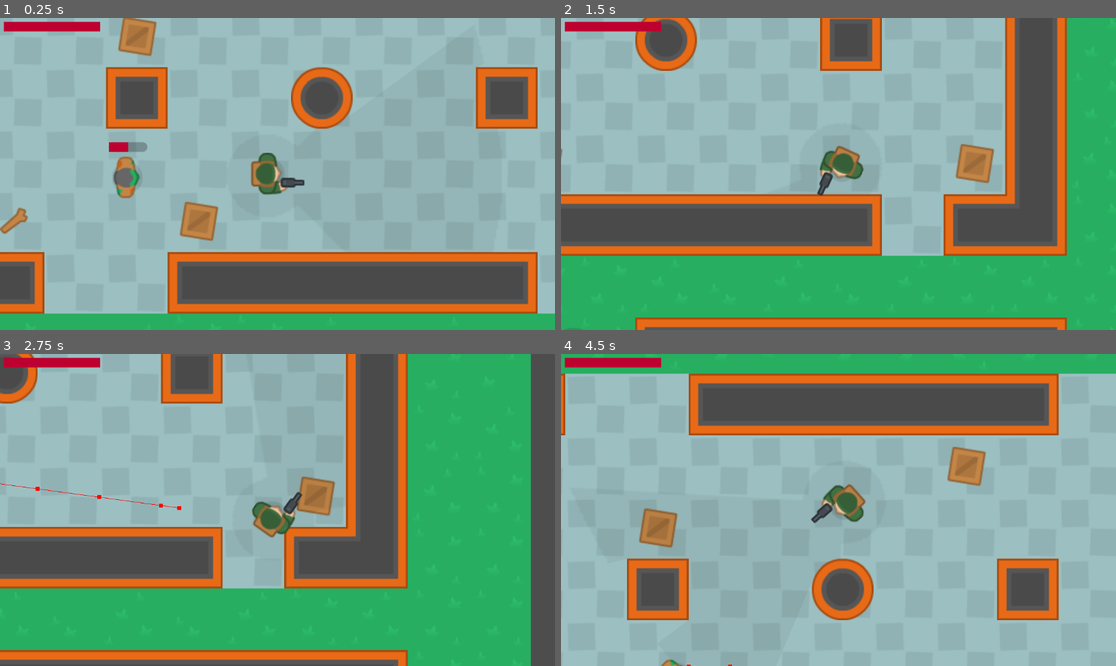
Above: before the commit, frames 1-4 (two rows, left to right).
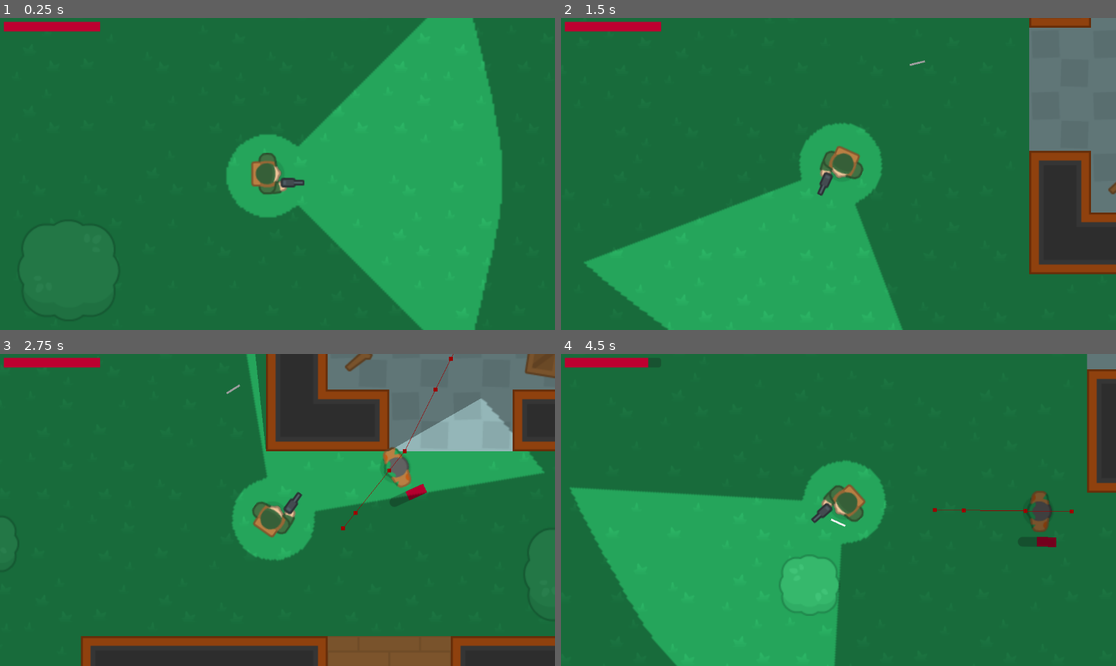
Above: after the commit, the same moments.

Repository: wojciech-bilicki/TopDown2DShooter
Game: Godot game, scene res://Scenes/main.tscn
Two runs of this game, one before a commit and one after it. Both use one fixed random seed, a clock stepped at 60 frames per second and the inputs below.
Inputs (mouse positions are in pixels of both pictures, inside the frame that each line leads up to):
- Up to frame 1 (0.25 s): no input
- Up to frame 2 (1.5 s): tap Enter at 0.5 s; move the mouse to (960, 158) at 0.52 s; hold D (move_right) 0.53-1.28 s; click (960, 158) at 0.6 s; move the mouse to (727, 189) at 1.27 s; hold S (move_backwards) from 1.28 s (still down); tap F (interact) at 1.35 s
- Up to frame 3 (2.75 s): click (166, 525) at 1.55 s; move the mouse to (333, 441) at 2.02 s; release S (move_backwards) at 2.03 s; hold D (move_right) from 2.03 s (still down); click (333, 441) at 2.1 s
- Up to frame 4 (4.5 s): move the mouse to (810, 572) at 2.77 s; release D (move_right) at 2.78 s; hold W (move_forwards) 2.78-3.53 s; click (810, 572) at 2.85 s; move the mouse to (1005, 556) at 3.52 s; hold A (move_left) from 3.53 s (still down); tap F (interact) at 3.6 s; click (1005, 556) at 3.8 s; move the mouse to (672, 463) at 4.27 s; click (672, 463) at 4.35 s

The runs differ from the first frame. In frame 1, 98% of the frame differs, in the area x 0-100%, y 0-100%; in frame 2, 89%; in frame 3, 96%; in frame 4, 99%.
Error before the commit: Parse Error: Expected an expression after "=". (res://Scenes/shooting_system.gd:12)

Commit message:
Add bullet shooting

Diff:
--- a/Scenes/Attack.gd
+++ b/Scenes/Attack.gd
@@ -26,7 +26,6 @@
 func attack():
 
 	var player = get_tree().get_first_node_in_group("player")
-	print(player)
 	if player && player.has_method("take_damage"):
 		player.take_damage(attack_damage)
 		var attack_tween = get_tree().create_tween()
--- a/Scenes/bullet.tscn
+++ b/Scenes/bullet.tscn
@@ -1,14 +1,24 @@
-[gd_scene load_steps=3 format=3 uid="uid://cffsofgld8o6p"]
+[gd_scene load_steps=4 format=3 uid="uid://cffsofgld8o6p"]
 
+[ext_resource type="Script" path="res://Scripts/bullet.gd" id="1_8kbfe"]
 [ext_resource type="Texture2D" uid="uid://cwdt63ha3m887" path="res://Assets/bullet.png" id="1_uk0jk"]
 
 [sub_resource type="RectangleShape2D" id="RectangleShape2D_kwi72"]
 size = Vector2(16, 2)
 
 [node name="Bullet" type="Area2D"]
+collision_layer = 32
+collision_mask = 6
+script = ExtResource("1_8kbfe")
+speed = 300
 
 [node name="Sprite2D" type="Sprite2D" parent="."]
 texture = ExtResource("1_uk0jk")
 
 [node name="CollisionShape2D" type="CollisionShape2D" parent="."]
 shape = SubResource("RectangleShape2D_kwi72")
+
+[node name="VisibleOnScreenNotifier2D" type="VisibleOnScreenNotifier2D" parent="."]
+
+[connection signal="body_entered" from="." to="." method="_on_body_entered"]
+[connection signal="screen_exited" from="VisibleOnScreenNotifier2D" to="." method="_on_visible_on_screen_notifier_2d_screen_exited"]
--- a/Scenes/main.tscn
+++ b/Scenes/main.tscn
@@ -2476,14 +2476,13 @@
 layer_3/tile_data = PackedInt32Array(-327656, 458752, 7, -524264, 458752, 7, -458731, 655360, 16, -327659, 655360, 16, -327653, 720896, 16, 524311, 1507328, 4, 524314, 786432, 16, 327703, 786432, 17, 524308, 786432, 16, 720919, 786432, 17)
 
 [node name="CanvasModulate" type="CanvasModulate" parent="."]
-visible = false
 color = Color(0.615686, 0.615686, 0.615686, 1)
 
 [node name="PlayerUI" parent="." instance=ExtResource("5_21ue5")]
 
 [node name="Player" parent="." node_paths=PackedStringArray("player_ui") instance=ExtResource("2_70lb8")]
 z_index = 4
-position = Vector2(1320, -908)
+position = Vector2(527, -927)
 player_ui = NodePath("../PlayerUI")
 
 [node name="Door" parent="." instance=ExtResource("5_rn3i4")]
@@ -2494,7 +2493,6 @@
 z_index = 6
 position = Vector2(1164, -904)
 wandering_speed = 150
-distance_to_stop_chasing = 250
 
 [node name="NavigationPosition" type="Marker2D" parent="."]
 position = Vector2(1220, -212)
--- a/Scenes/player.gd
+++ b/Scenes/player.gd
@@ -6,6 +6,8 @@
 @export var rotation_speed = 5
 @export var linked_position_node: Node2D
 @export var player_ui: PlayerUI
+
+@export var damage_per_bullet = 5
 
 @onready var health_system = $HealthSystem as HealtSystem
 
@@ -38,6 +40,7 @@
 
 	angle = (get_global_mouse_position() - self.global_position).angle()
 
+
 func take_damage(damage: int):
 
 	health_system.take_damage(damage)
--- a/Scenes/player.tscn
+++ b/Scenes/player.tscn
@@ -58,11 +58,9 @@
 [node name="HealthSystem" type="Node" parent="."]
 script = ExtResource("5_xldj2")
 
-[node name="ShootingSystem" type="Node" parent="."]
+[node name="ShootingPoint" type="Marker2D" parent="."]
+position = Vector2(29, 9)
 script = ExtResource("6_d6lhd")
-
-[node name="ShootingPoint" type="Marker2D" parent="ShootingSystem"]
-position = Vector2(27, 9)
 
 [connection signal="body_entered" from="InteractionArea" to="InteractionArea" method="_on_body_entered"]
 [connection signal="body_exited" from="InteractionArea" to="InteractionArea" method="_on_body_exited"]
--- a/Scenes/shooting_system.gd
+++ b/Scenes/shooting_system.gd
@@ -1,16 +1,41 @@
-extends Node
+extends Marker2D
 
 class_name ShootingSystem
 
 @export var total_ammo = 40
 @export var magazine_size = 10
+
+@onready var shooting_point = $"../ShootingPoint" as Marker2D
+
 var ammo_in_magazine = 0
 
+var crosshair = preload("res://Assets/crosshair_white-export.png")
+@onready var bullet_scene = preload("res://Scenes/bullet.tscn")
 
 func _ready():
+	#set cursor
+	Input.set_custom_mouse_cursor(crosshair)
 	ammo_in_magazine = magazine_size
-	total_ammo -= ,magazine_size
+	total_ammo -= magazine_size
 
 func _input(event):
+
 	if Input.is_action_just_pressed("shoot"):
-		print("Shoot")
+
+		var bullet = bullet_scene.instantiate() as Bullet
+		bullet.damage_per_bullet = owner.damage_per_bullet
+		get_tree().root.add_child(bullet)
+
+		var mouse_position = event.global_position as Vector2
+#
+		var move_direction = (get_global_mouse_position() - shooting_point.global_position).normalized()
+		bullet.move_direction = move_direction
+		bullet.global_position = shooting_point.global_position
+		bullet.rotation = move_direction.angle()
+
+func reload():
+	if total_ammo <= 0:
+		return
+	var reloaded_ammount = total_ammo if total_ammo < magazine_size else magazine_size
+	total_ammo -= reloaded_ammount
+	ammo_in_magazine += reloaded_ammount
--- a/Scenes/zombie_enemy.gd
+++ b/Scenes/zombie_enemy.gd
@@ -32,9 +32,9 @@
 	var navigation_map = get_tree().get_first_node_in_group("tilemap").get_navigation_map(0)
 	NavigationServer2D.agent_set_map(navigation_agent_2d.get_rid(), navigation_map)
 	navigation_agent_2d.set_navigation_map(navigation_map)
+	health_system.died.connect(on_died)
 
 func move_to_position(target_position: Vector2):
-	#print(target_position)
 	var motion = position.direction_to(target_position ) * wandering_speed
 	navigation_agent_2d.set_velocity(motion)
 	look_at(target_position)
@@ -62,3 +62,6 @@
 
 func take_damage(damage: int):
 	health_system.take_damage(damage)
+
+func on_died():
+	queue_free()
--- a/Scenes/zombie_enemy.tscn
+++ b/Scenes/zombie_enemy.tscn
@@ -9,6 +9,7 @@
 [ext_resource type="Script" path="res://Scenes/Chase.gd" id="7_h1c0r"]
 [ext_resource type="Script" path="res://Scenes/Attack.gd" id="8_fq5h7"]
 [ext_resource type="Theme" uid="uid://bw54nfubkjtol" path="res://Scenes/ui.theme" id="9_opojr"]
+[ext_resource type="Script" path="res://Scripts/health_system.gd" id="10_n0ubw"]
 
 [sub_resource type="CapsuleShape2D" id="CapsuleShape2D_7nwfs"]
 height = 36.0
@@ -100,7 +101,9 @@
 value = 50.0
 show_percentage = false
 
-[connection signal="velocity_computed" from="NavigationAgent2D" to="StateMachine" method="_on_navigation_agent_2d_velocity_computed"]
+[node name="HealthSystem" type="Node" parent="."]
+script = ExtResource("10_n0ubw")
+
 [connection signal="timeout" from="StateMachine/Idle/IdleTimer" to="StateMachine/Idle" method="_on_idle_timer_timeout"]
 [connection signal="timeout" from="StateMachine/Idle/RotationTimer" to="StateMachine/Idle" method="_on_rotation_timer_timeout"]
 [connection signal="timeout" from="StateMachine/Chase/RandomTargetChaseUpdateTimer" to="StateMachine/Chase" method="_on_random_target_chase_update_timer_timeout"]
--- /dev/null
+++ b/Scripts/bullet.gd
@@ -0,0 +1,20 @@
+extends Area2D
+
+class_name Bullet
+
+@export var speed = 10
+var move_direction: Vector2 = Vector2.ZERO
+var damage_per_bullet
+
+func _process(delta):
+	global_position += move_direction * delta * speed
+
+func _on_body_entered(body):
+	if body is Zombie:
+		body.take_damage(damage_per_bullet)
+
+	queue_free()
+
+func _on_visible_on_screen_notifier_2d_screen_exited():
+
+	queue_free()
--- a/Scripts/state_machine.gd
+++ b/Scripts/state_machine.gd
@@ -35,9 +35,3 @@
 	state.enter(msg)
 	emit_signal("transitioned", state.name)
 	state_label.text = state_name
-
-
-
-
-func _on_navigation_agent_2d_velocity_computed(safe_velocity):
-	print(safe_velocity)
--- a/Scripts/wandering.gd
+++ b/Scripts/wandering.gd
@@ -27,14 +27,8 @@
 	var random_angle = randf() * 360.0
 	var random_point = Vector2.from_angle(random_angle) * randf_range(1.0,max_radius) + global_position
 	var navigation_point = NavigationServer2D.map_get_closest_point(navigation_agent_2d.get_navigation_map(), random_point)
-	print(navigation_point)
 	return navigation_point
 
 func move_to_next_random_wandering_location():
-	#print(owner)
 	random_position_in_radius = get_random_position_in_radius(wandering_radius)
 	navigation_agent_2d.target_position = random_position_in_radius
-	#print_debug(navigation_agent_2d.is_target_reached())
-	#print_debug(navigation_agent_2d.get_final_position())
-	#print_debug(navigation_agent_2d.is_target_reachable())
-	#print_debug(navigation_agent_2d.get_current_navigation_result().path)
--- a/project.godot
+++ b/project.godot
@@ -12,7 +12,7 @@
 
 config/name="TopDown2DShooter"
 run/main_scene="res://Scenes/main.tscn"
-config/features=PackedStringArray("4.2", "Forward Plus")
+config/features=PackedStringArray("4.1", "Forward Plus")
 config/icon="res://icon.svg"
 
 [input]
@@ -55,6 +55,7 @@
 2d_physics/layer_3="enemy"
 2d_physics/layer_4="interactable"
 2d_physics/layer_5="attack_area"
+2d_physics/layer_6="bullet"
 
 [navigation]
 
Binary file added: Assets/crosshair.png
Not shown, added: Assets/crosshair.png.import
Binary file added: Assets/crosshair_white-export.png
Not shown, added: Assets/crosshair_white-export.png.import
Binary file added: Assets/crosshair_white.png
Not shown, added: Assets/crosshair_white.png.import
Not shown: 1 places in Scenes/zombie_enemy.tscn that only renumber resources
